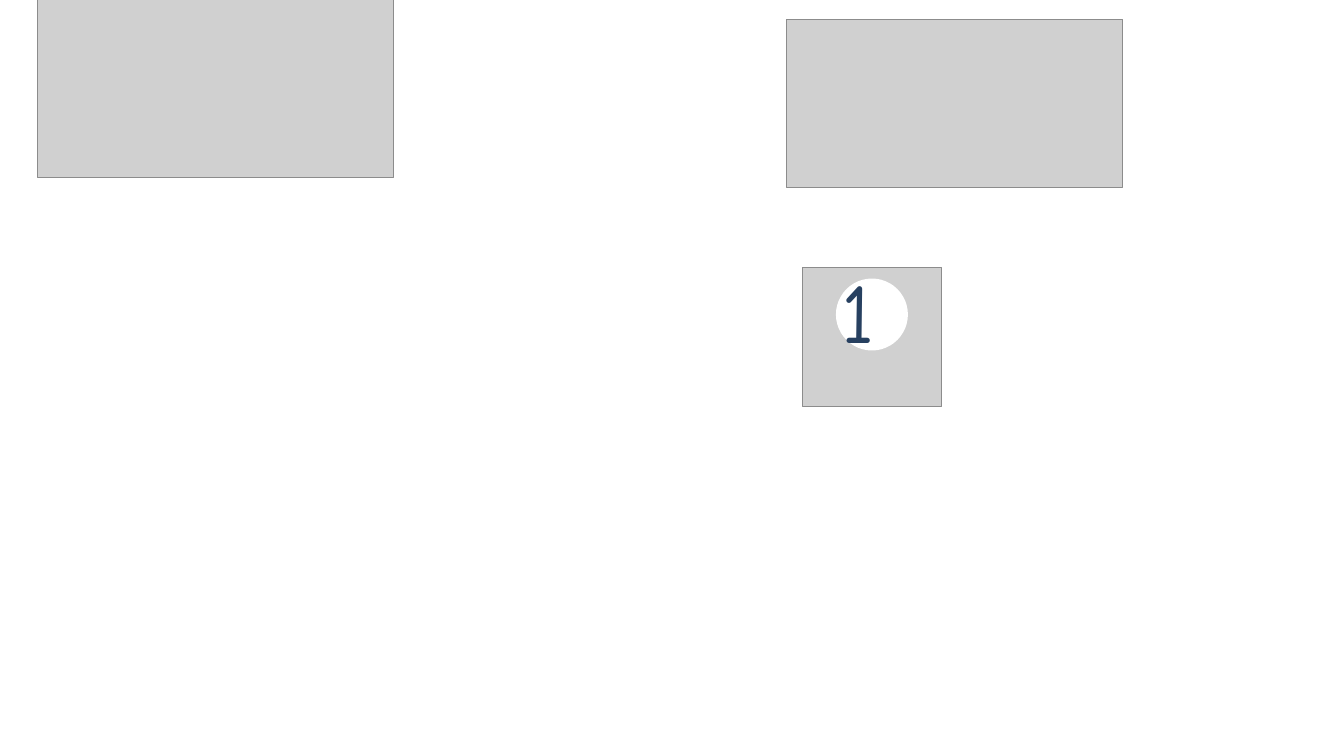
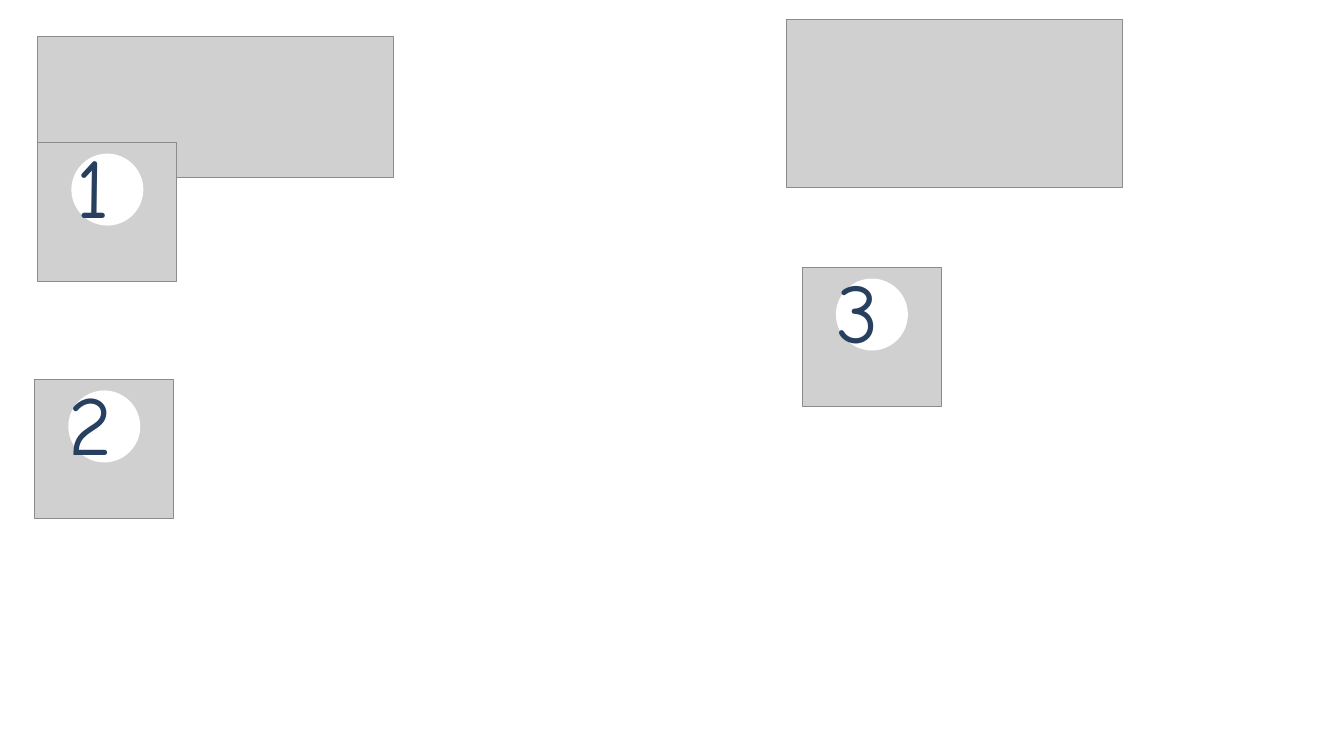
Before and after one commit to teamET/2018.perform, a slide deck: slide 13 of api-server/routes/linebot_mapImg/マップ画像編集用.pptx. Drawn at 1344x756 pixels with LibreOffice and Linux fonts; fonts in the diff are those of the drawing; grey boxes stand for pictures; background and template pictures are left out. Boxes give left, top, right and bottom in pixels: in the first picture for what was removed or moved away, otherwise in the second. Text is boxed around its words. In the diff, an @@ line names an element or a change of style, - is before the commit and + after.

```diff
--- a/api-server/routes/linebot_mapImg/マップ画像編集用.pptx
+++ b/api-server/routes/linebot_mapImg/マップ画像編集用.pptx
@@ picture: place and size @@
-picture at <box>38,0,394,177</box>
+picture at <box>38,36,394,177</box>
@@ text at <box>837,279,880,350</box>: text changed @@
-1
+3
@@ group added at <box>34,142,177,518</box>: 2 pictures, 2 ellipses, 2 texts @@
+1
+2
```
Also in this commit, not shown: 8 other slides changed, 1 slide added, 1 slide removed, 20 other files.
